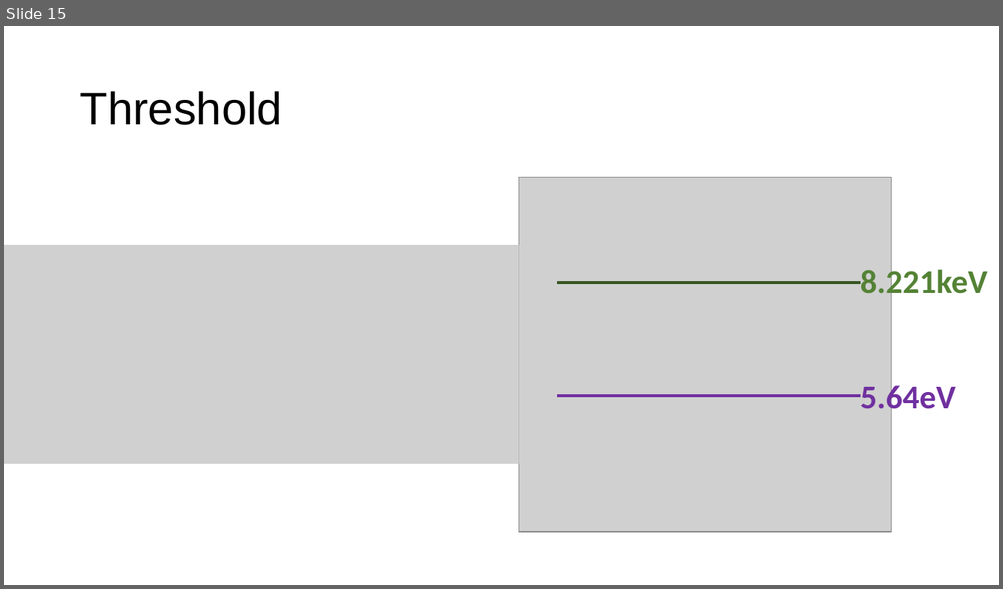
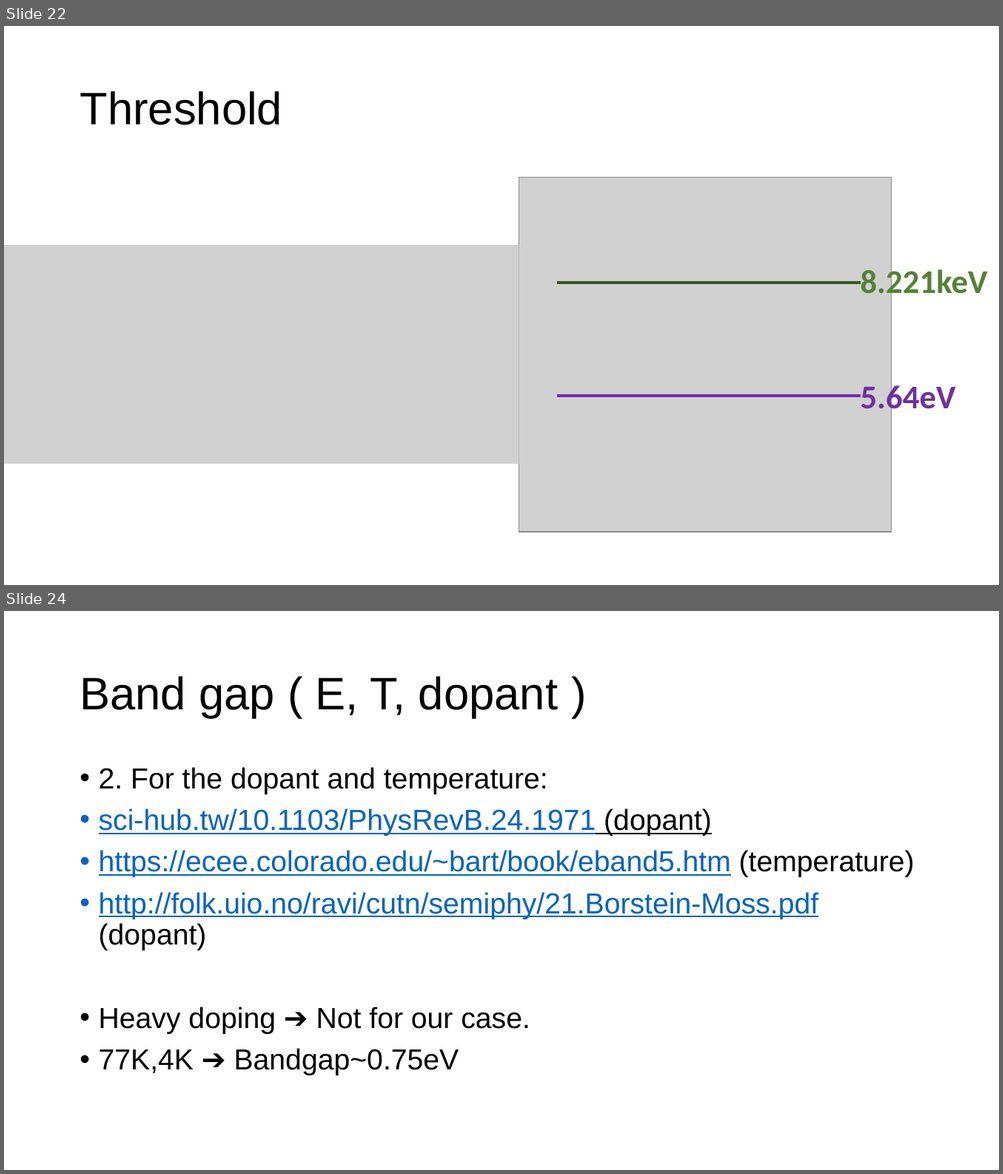
Before and after one commit to chihyeh/IoPAS_GeIA, a slide deck: Report/Signal_threshold_prediction.pptx. Shown one above the other, each under a label of ours: slide 15 before the commit, slides 22 and 24 after it; the slides between them are not shown. The pictures are 1003x589 and 1003x1174 pixels, drawn with LibreOffice and Linux fonts; fonts in the diff are those of the drawing; grey boxes stand for pictures. Boxes give left, top, right and bottom in pixels: in the first picture for what was removed or moved away, otherwise in the second. Text is boxed around its words. In the diff, an @@ line names an element or a change of style, - is before the commit and + after.

```diff
--- a/Report/Signal_threshold_prediction.pptx
+++ b/Report/Signal_threshold_prediction.pptx
@@ slide 24 added at (4,611,999,1170), background #FFFFFF @@
@@ title added at (79,676,558,718), 44 pt, text #000000 @@
+Band gap ( E, T, dopant )
@@ text added at (99,767,914,1076), 28 pt, text #0563C1, underline @@
+• 2. For the dopant and temperature:
+• sci-hub.tw/10.1103/PhysRevB.24.1971 (dopant)
+• https://ecee.colorado.edu/~bart/book/eband5.htm (temperature)
+• http://folk.uio.no/ravi/cutn/semiphy/21.Borstein-Moss.pdf (dopant)
+• Heavy doping ➔ Not for our case.
+• 77K,4K ➔ Bandgap~0.75eV
@@ what was slide 15 is now slide 22 @@
```
Also in this commit, not shown: 3 slides changed, 10 other slides added, 1 slide removed, 9 other files.
